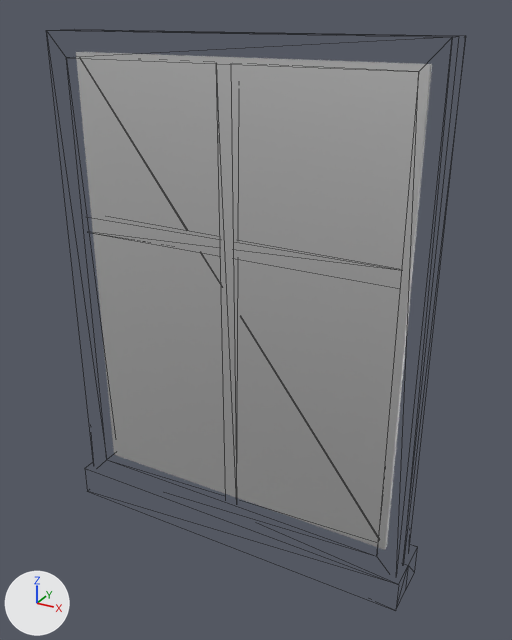
What one commit did to the glTF model asset_packs/props/Quaternius_Furniture/GLB/Window_Small2.glb.
Camera for both pictures: a camera (50 mm lens) standing at (0.778, -1.315, 1.282) and looking at (0.043, 0.021, 0.614). The axes (+X, +Y, +Z) are drawn at lower left. The lights are the same throughout. The picture after the commit comes second. Mesh edges are drawn as thin lines.

Objects in the first picture: 'Window_Small2'.
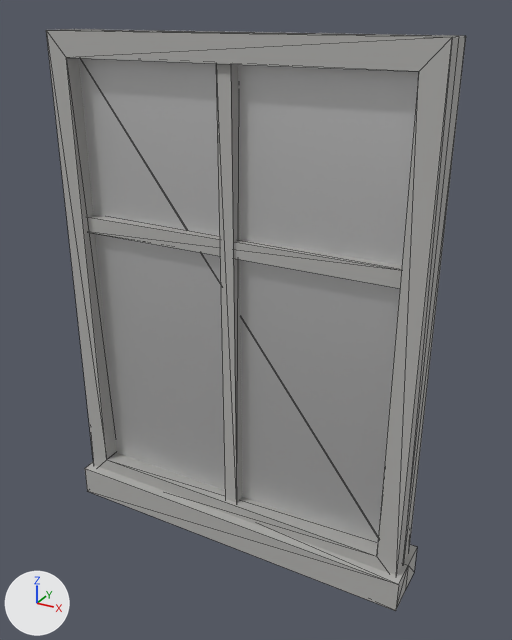
Location of each change, [x1, y1, x2, y2] in pixels of the pictures (512 x 640 px):
'Window_Small2', surface changed: [46, 29, 466, 611] in both

The edits, one by one:
In material 'White' (mat_white), alpha goes from 0.0 to 1.0.
